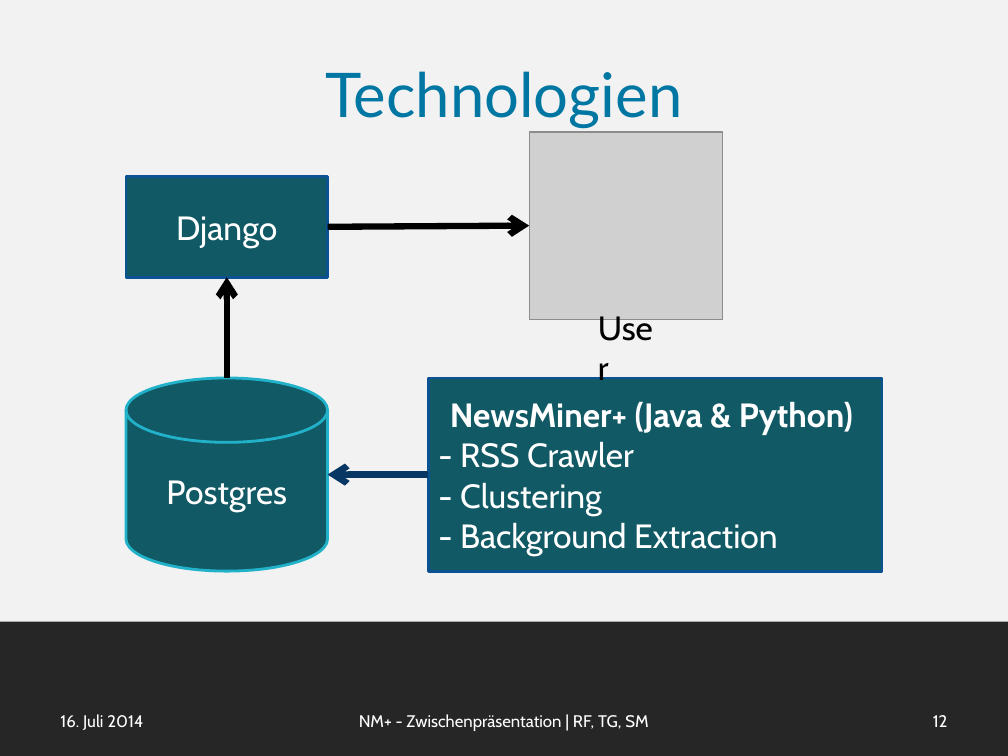
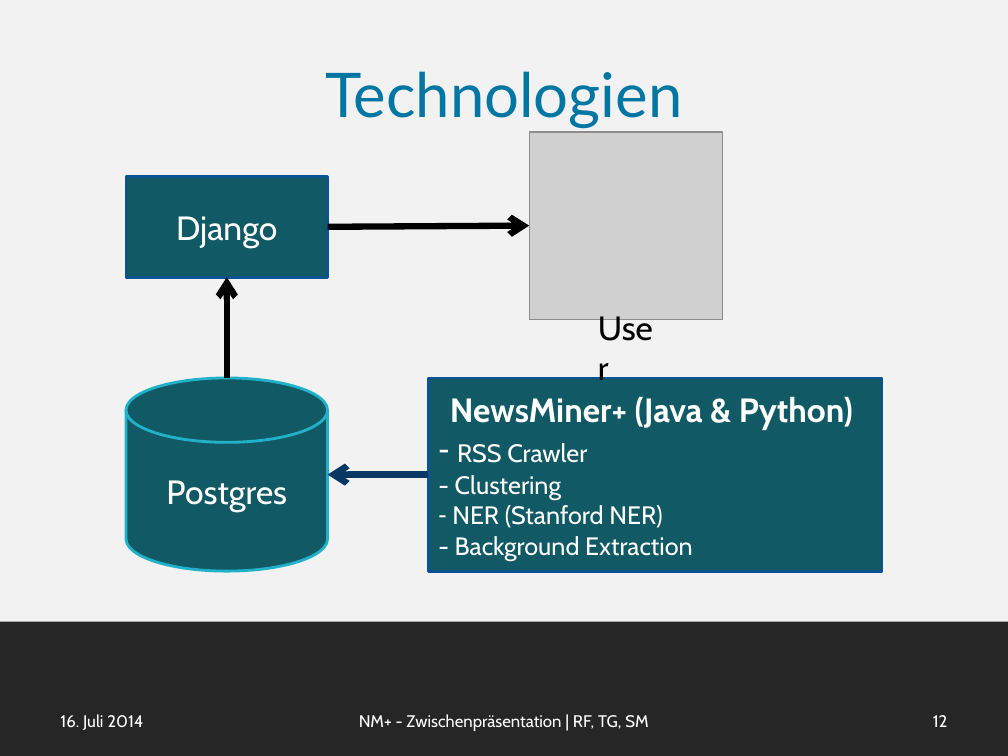
Before and after one commit to smba/newsminer, a slide deck: slide 12 of Presentation/newsminer_plus.pptx. Drawn at 1008x756 pixels with LibreOffice and Linux fonts; fonts in the diff are those of the drawing; grey boxes stand for pictures. Boxes give left, top, right and bottom in pixels: in the first picture for what was removed or moved away, otherwise in the second. Text is boxed around its words. In the diff, an @@ line names an element or a change of style, - is before the commit and + after.

Commit message:
presentation

```diff
--- a/Presentation/newsminer_plus.pptx
+++ b/Presentation/newsminer_plus.pptx
@@ text in rectangle at <box>452,443,693,561</box>: text changed; size 24 to 18 pt @@
-- RSS Crawler
-- Clustering
-- Background Extraction
+– RSS Crawler
+  - Clustering
+– NER (Stanford NER)
+  - Background Extraction
```
